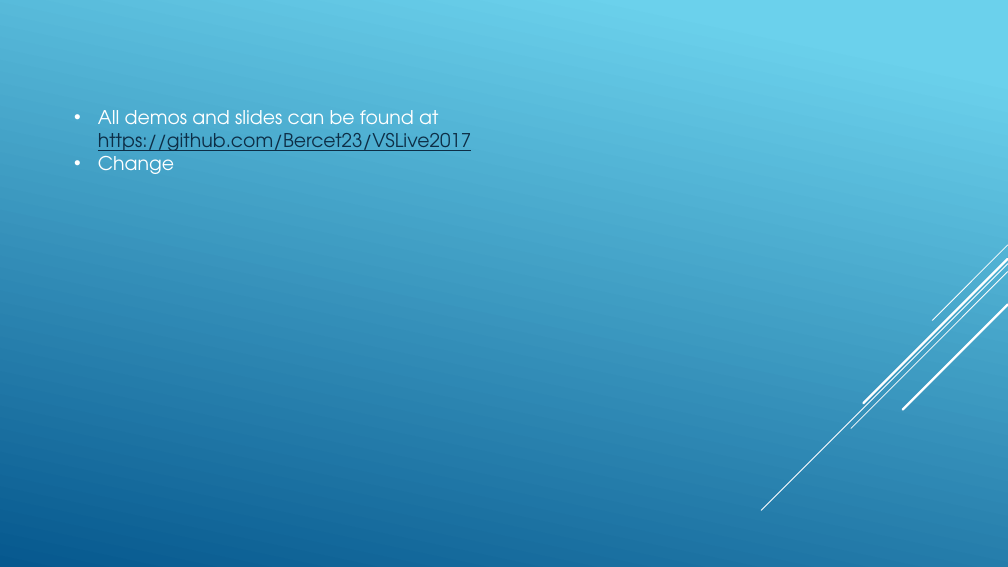
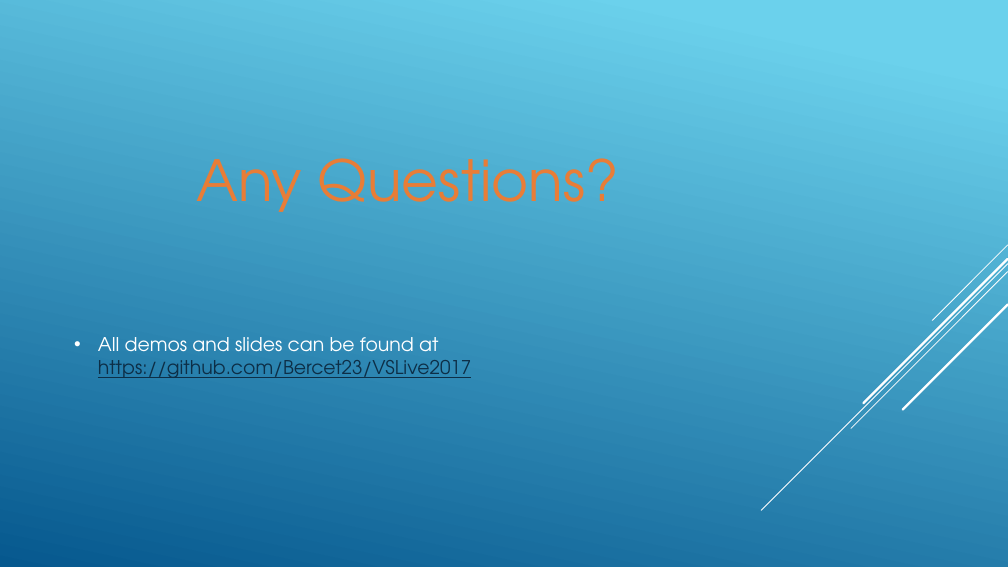
Before and after one commit to Bercet23/VSLive2017, a slide deck: slide 9 of VS LIVE 2017 Chicago.pptx (slide 5 before the commit). Drawn at 1008x567 pixels with LibreOffice and Linux fonts; fonts in the diff are those of the drawing. Boxes give left, top, right and bottom in pixels: in the first picture for what was removed or moved away, otherwise in the second. Text is boxed around its words. In the diff, an @@ line names an element or a change of style, - is before the commit and + after.

```diff
--- a/VS LIVE 2017 Chicago.pptx
+++ b/VS LIVE 2017 Chicago.pptx
@@ text at <box>98,150,174,174</box>: paragraph removed @@
-• Change
@@ text added at <box>196,158,619,212</box>, 54 pt, text gradient #813C0F to #E87D37 to #F1B187 @@
+Any Questions?
```
Also in this commit, not shown: 3 other slides changed, 4 slides added.
